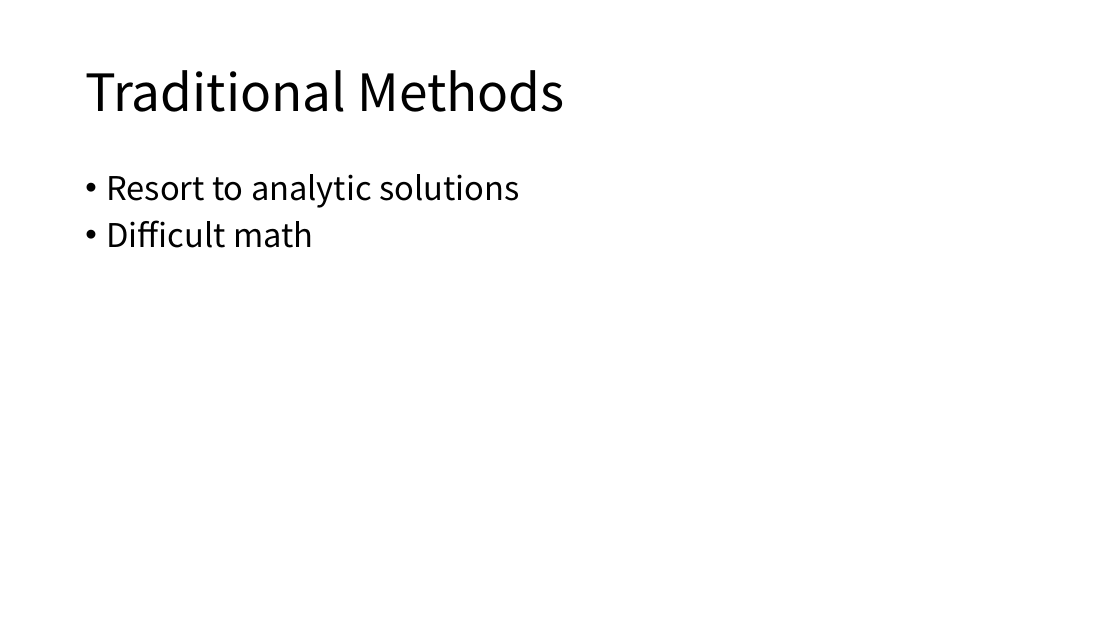
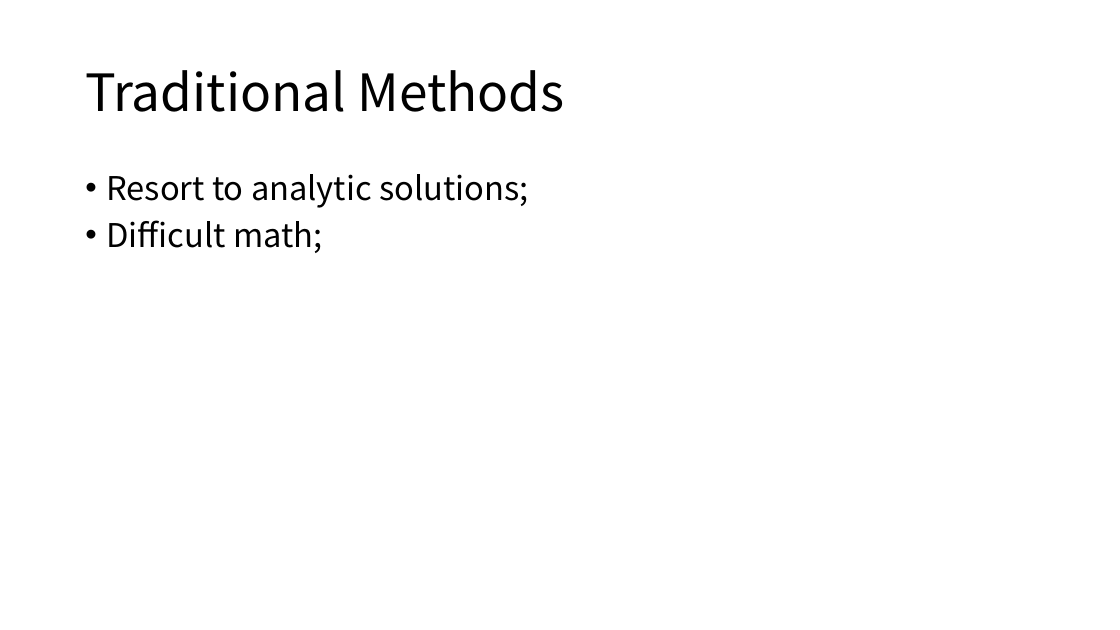
Before and after one commit to namespace-Pt/Topical, a slide deck: slide 7 of docs/Topic Modeling.pptx. Drawn at 1120x630 pixels with LibreOffice and Linux fonts; fonts in the diff are those of the drawing. Boxes give left, top, right and bottom in pixels: in the first picture for what was removed or moved away, otherwise in the second. Text is boxed around its words. In the diff, an @@ line names an element or a change of style, - is before the commit and + after.

```diff
--- a/docs/Topic Modeling.pptx
+++ b/docs/Topic Modeling.pptx
@@ text at bbox=[106, 174, 528, 253]: text changed @@
-• Resort to analytic solutions
-• Difficult math
+• Resort to analytic solutions;
+• Difficult math;
```
Also in this commit, not shown: 7 other slides changed, 7 slides added, 3 slides removed, 1 other file.
